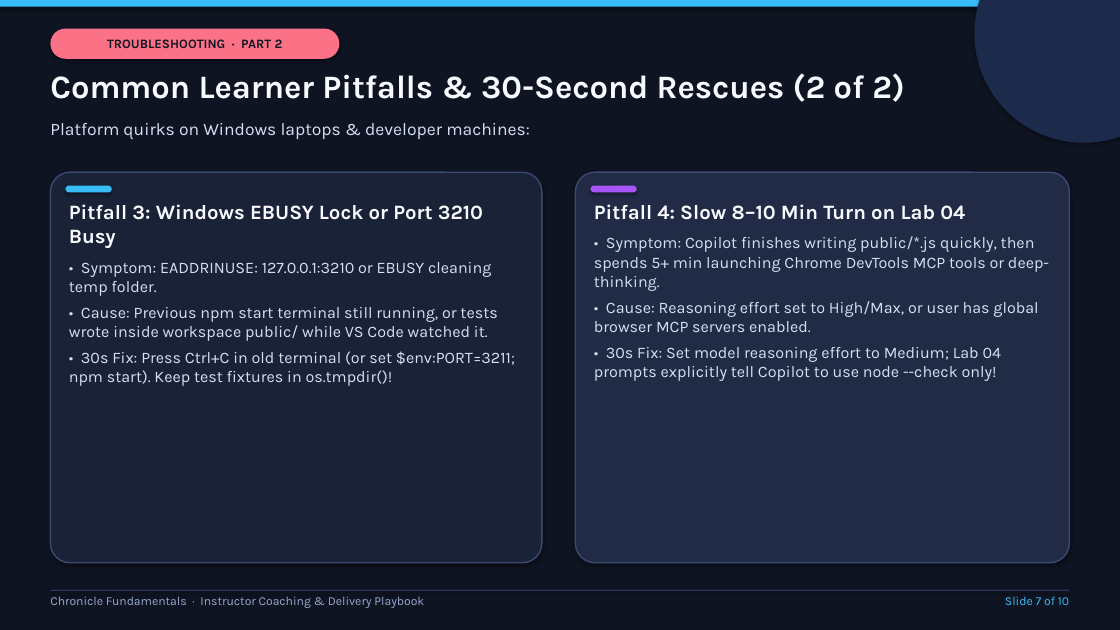
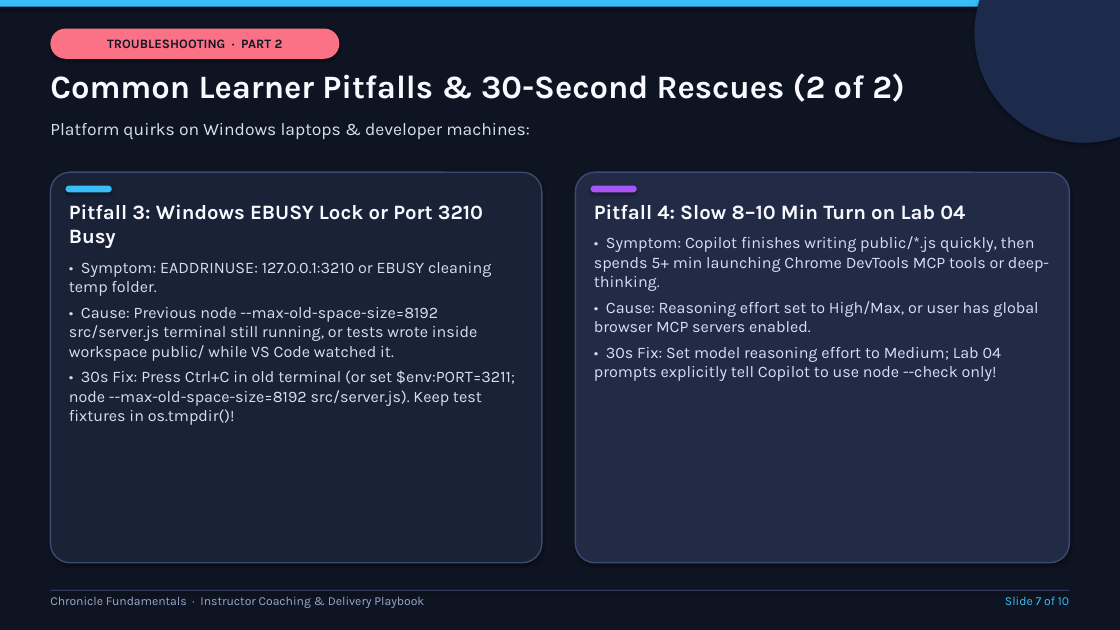
Before and after one commit to adamga/chatexplorer, a slide deck: slide 7 of workshop/Fundamentals/content/Instructor-Delivery-Guide.pptx. Drawn at 1120x630 pixels with LibreOffice and Linux fonts; fonts in the diff are those of the drawing. Boxes give left, top, right and bottom in pixels: in the first picture for what was removed or moved away, otherwise in the second. Text is boxed around its words. In the diff, an @@ line names an element or a change of style, - is before the commit and + after.

```diff
--- a/workshop/Fundamentals/content/Instructor-Delivery-Guide.pptx
+++ b/workshop/Fundamentals/content/Instructor-Delivery-Guide.pptx
@@ text at [69, 307, 515, 425]: text changed @@
-• Cause: Previous npm start terminal still running, or tests wrote inside workspace public/ while VS Code watched it.
-• 30s Fix: Press Ctrl+C in old terminal (or set $env:PORT=3211; npm start). Keep test fixtures in os.tmpdir()!
+• Cause: Previous node --max-old-space-size=8192 src/server.js terminal still running, or tests wrote inside workspace public/ while VS Code watched it.
+• 30s Fix: Press Ctrl+C in old terminal (or set $env:PORT=3211; node --max-old-space-size=8192 src/server.js). Keep test fixtures in os.tmpdir()!
```
Also in this commit, not shown: 4 other slides changed, 53 other files.
